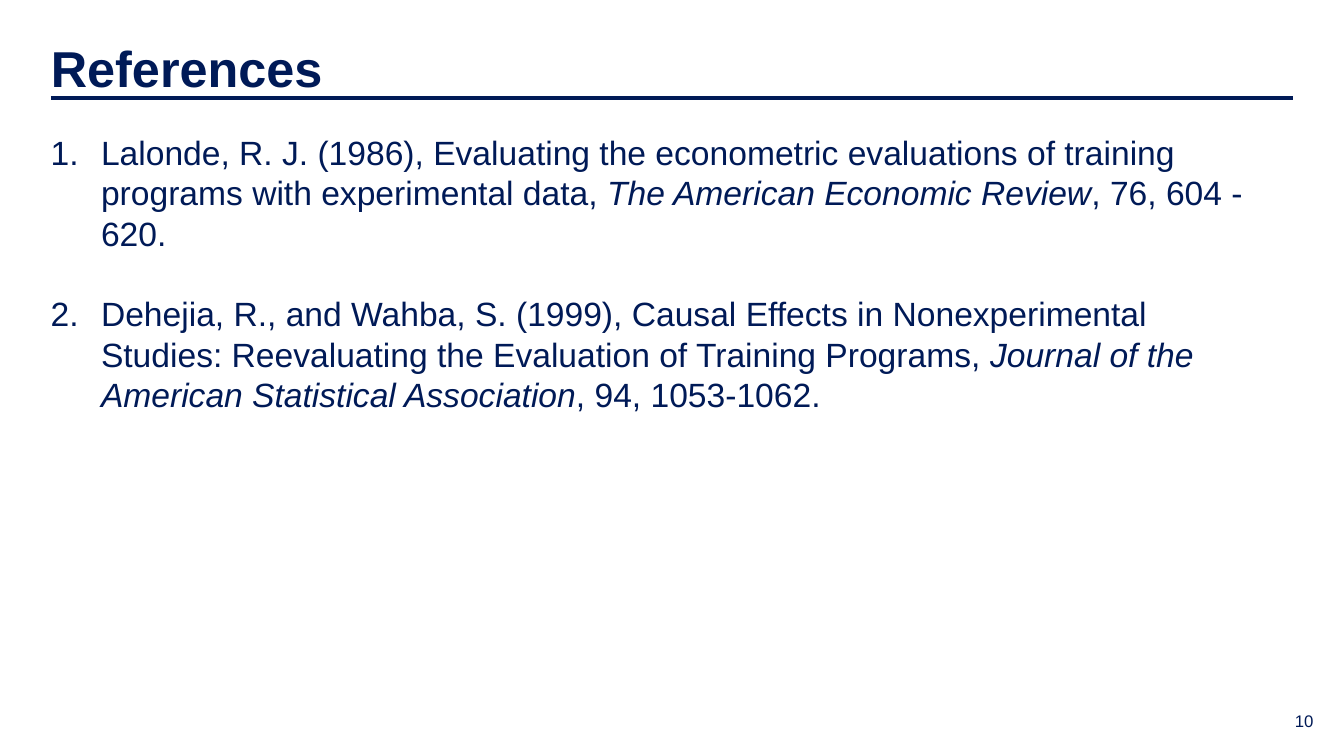
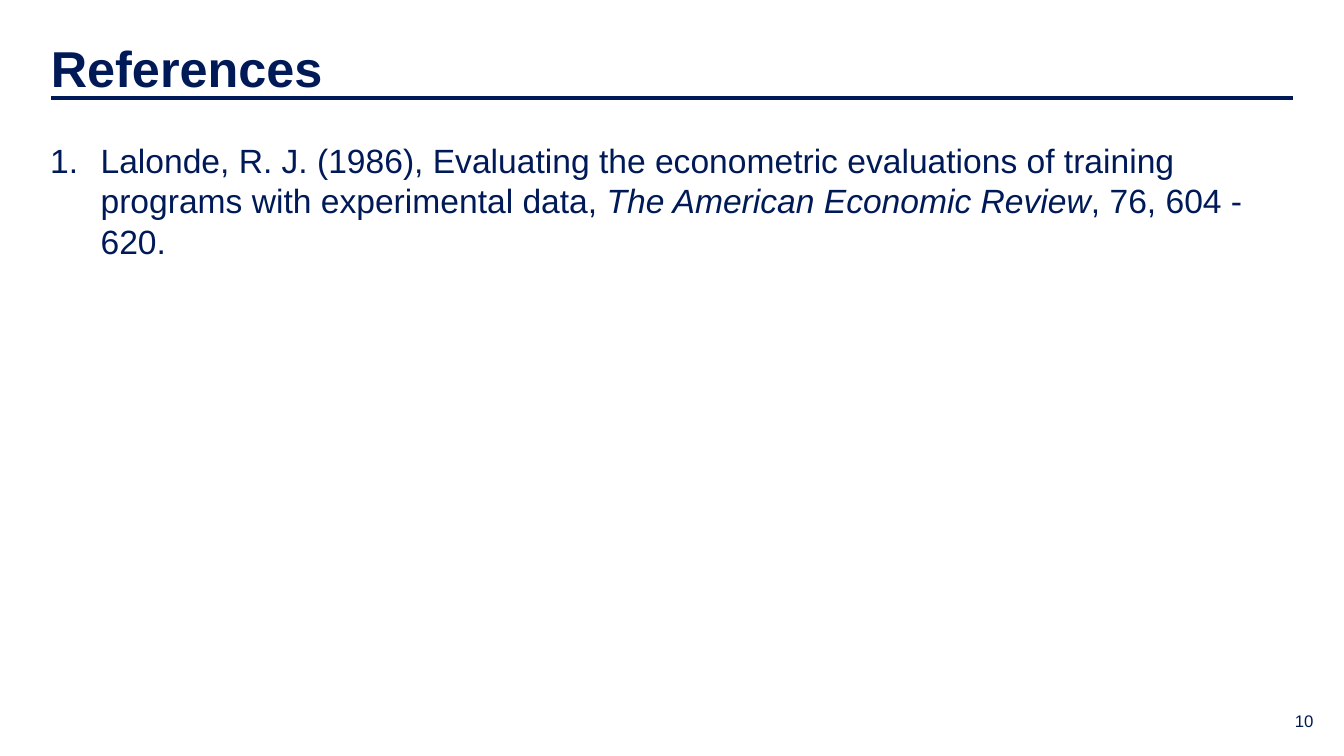
Before and after one commit to IDS-702-F21/team-project-1-effects-of-job-training-on-wages-yellowfellows, a slide deck: slide 10 of Presentation/slide_deck.pptx. Drawn at 1344x756 pixels with LibreOffice and Linux fonts; fonts in the diff are those of the drawing; background and template pictures are left out. Boxes give left, top, right and bottom in pixels: in the first picture for what was removed or moved away, otherwise in the second. Text is boxed around its words. In the diff, an @@ line names an element or a change of style, - is before the commit and + after.

```diff
--- a/Presentation/slide_deck.pptx
+++ b/Presentation/slide_deck.pptx
@@ text "Lalonde, R. J. (1986), Evaluating ..." moved from (x1=101, y1=140, x2=1222, y2=412) to (x1=101, y1=148, x2=1222, y2=255) @@
@@ text at (x1=101, y1=301, x2=1194, y2=412): paragraph removed @@
-2. Dehejia, R., and Wahba, S. (1999), Causal Effects in Nonexperimental Studies: Reevaluating the Evaluation of Training Programs, Journal of the American Statistical Association, 94, 1053-1062.
```
Also in this commit, not shown: 5 other slides changed, 7 other files.
